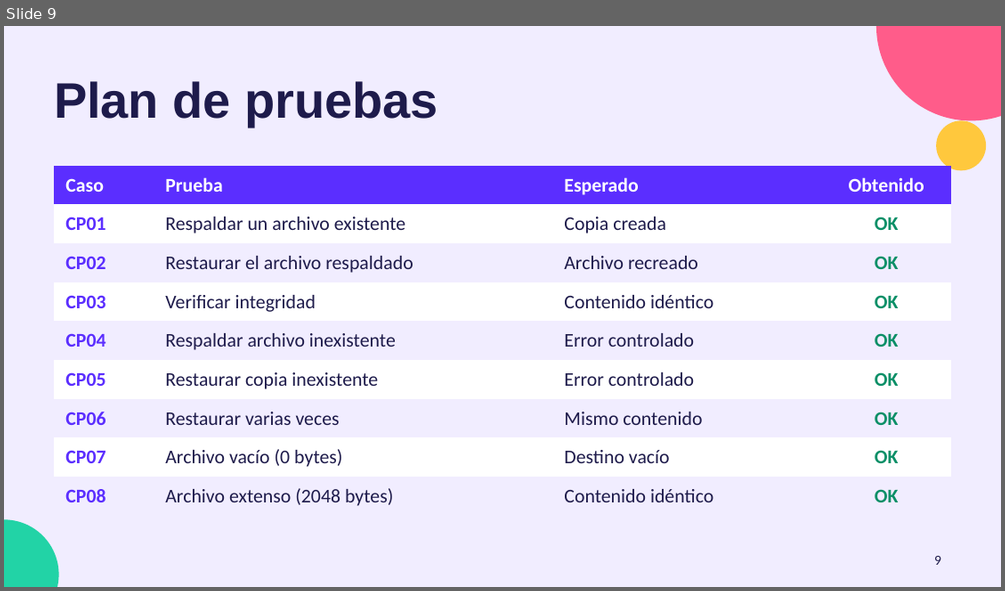
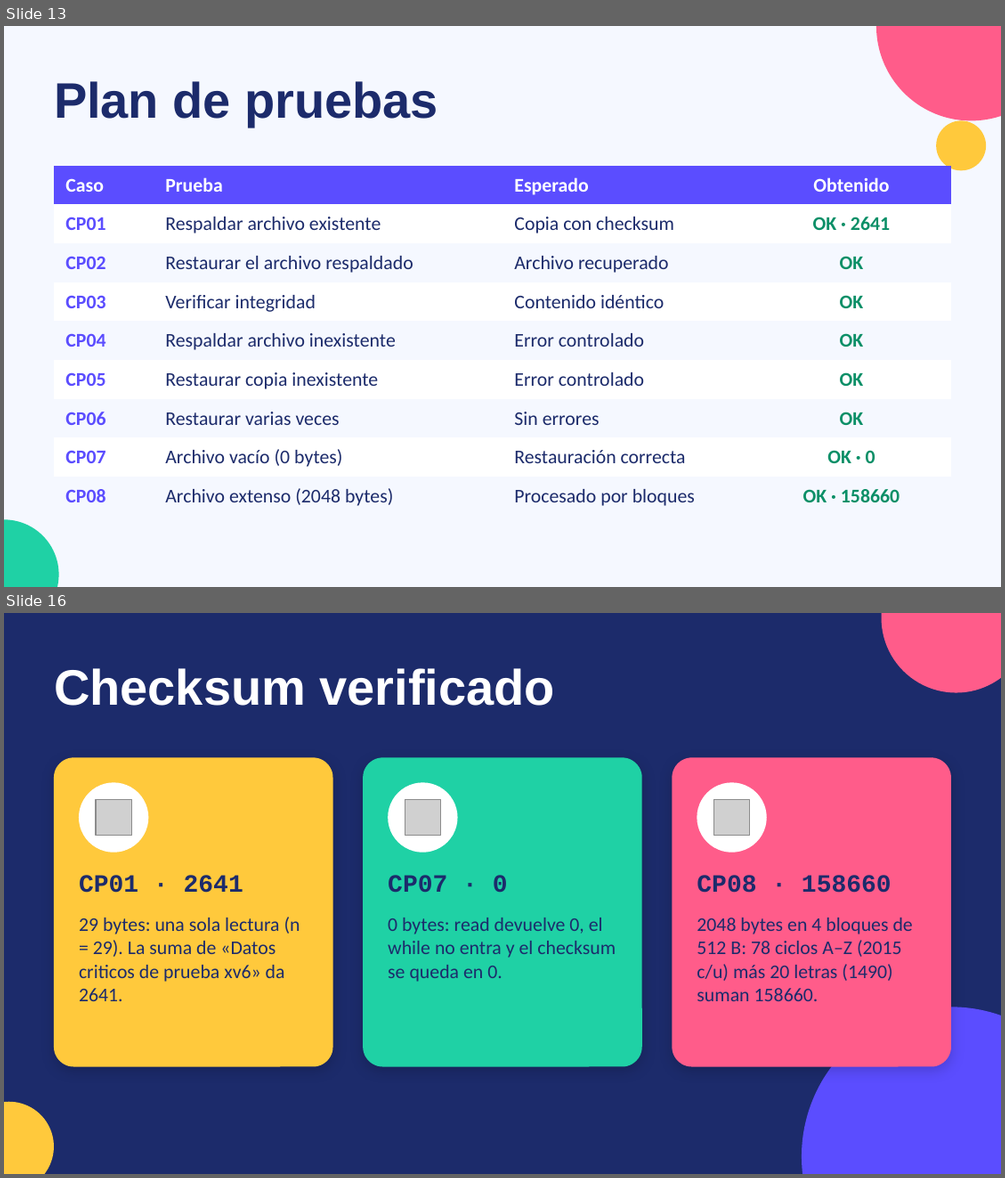
Before and after one commit to jhonatancarrillo/xv6-trabajoFinal, a slide deck: documentacion/restauracion_xv6_canva.pptx. Shown one above the other, each under a label of ours: slide 9 before the commit, slides 13 and 16 after it; the slides between them are not shown. The pictures are 1005x591 and 1005x1178 pixels, drawn with LibreOffice and Linux fonts; fonts in the diff are those of the drawing; grey boxes stand for pictures. Boxes give left, top, right and bottom in pixels: in the first picture for what was removed or moved away, otherwise in the second. Text is boxed around its words. In the diff, an @@ line names an element or a change of style, - is before the commit and + after.

```diff
--- a/documentacion/restauracion_xv6_canva.pptx
+++ b/documentacion/restauracion_xv6_canva.pptx
@@ slide 16 added at <box>4,613,1001,1174</box>, background #1C2B6B @@
@@ ellipse added at <box>882,613,1001,693</box>, fill #FF5C8A @@
@@ title added at <box>54,668,555,706</box>, 36 pt, text #FFFFFF, bold @@
+Checksum verificado
@@ rounded rectangle added at <box>54,757,333,1067</box>, fill #FFC93C @@
@@ rounded rectangle added at <box>363,757,642,1067</box>, fill #1FD1A5 @@
@@ rounded rectangle added at <box>672,757,951,1067</box>, fill #FF5C8A @@
@@ ellipse added at <box>79,782,148,852</box>, fill #FFFFFF @@
@@ picture added at <box>96,799,131,835</box> @@
@@ ellipse added at <box>388,782,458,852</box>, fill #FFFFFF @@
@@ picture added at <box>404,799,441,835</box> @@
@@ ellipse added at <box>696,782,767,852</box>, fill #FFFFFF @@
@@ picture added at <box>713,799,750,835</box> @@
@@ text added at <box>79,875,243,892</box>, 18 pt, text #1C2B6B, bold @@
+CP01 · 2641
@@ text added at <box>388,875,508,892</box>, 18 pt, text #1C2B6B, bold @@
+CP07 · 0
@@ text added at <box>696,875,891,892</box>, 18 pt, text #1C2B6B, bold @@
+CP08 · 158660
@@ text added at <box>79,916,300,1001</box>, 14 pt, text #1C2B6B @@
+29 bytes: una sola lectura (n = 29). La suma de «Datos criticos de prueba xv6» da 2641.
@@ text added at <box>388,917,615,981</box>, 14 pt, text #1C2B6B @@
+0 bytes: read devuelve 0, el while no entra y el checksum se queda en 0.
@@ text added at <box>696,917,913,1001</box>, 14 pt, text #1C2B6B @@
+2048 bytes en 4 bloques de 512 B: 78 ciclos A–Z (2015 c/u) más 20 letras (1490) suman 158660.
@@ ellipse added at <box>801,1006,1001,1174</box>, fill #5B4DFF @@
@@ ellipse added at <box>4,1102,54,1174</box>, fill #FFC93C @@
@@ what was slide 9 is now slide 13 @@
@@ slide 13 changed as well @@
@@ background #F1EDFF to #F5F8FF @@
@@ title "Plan de pruebas" at <box>54,81,438,127</box>: text colour #1E1B4B to #1C2B6B @@
@@ ellipse at <box>936,120,986,170</box>: fill #FFC83D to #FFC93C @@
@@ table at <box>54,166,951,509</box> @@
-row 2: CP01 | Respaldar un archivo existente | Copia creada | OK
+row 2: CP01 | Respaldar archivo existente | Copia con checksum | OK · 2641
-row 3, column 3: Archivo recreado
+row 3, column 3: Archivo recuperado
-row 7, column 3: Mismo contenido
+row 7, column 3: Sin errores
-row 8, column 3: Destino vacío
+row 8, column 3: Restauración correcta
-row 8, column 4: OK
+row 8, column 4: OK · 0
-row 9, column 3: Contenido idéntico
+row 9, column 3: Procesado por bloques
-row 9, column 4: OK
+row 9, column 4: OK · 158660
@@ fill #5B2EFF to #5B4DFF in row 1 @@
@@ fill #F1EDFF to #F5F8FF in 16 cells @@
@@ text colour #5B2EFF to #5B4DFF in "CP01", "CP02", "CP03", "CP04" and 4 more places @@
@@ text colour #1E1B4B to #1C2B6B in "Restaurar el archivo respaldado", "Verificar integridad", "Contenido idéntico", "Respaldar archivo inexistente" and 6 more places @@
@@ page number removed at <box>934,556,941,564</box> @@
-9
```
Also in this commit, not shown: 12 other slides changed, 5 other slides added, 1 slide removed.
